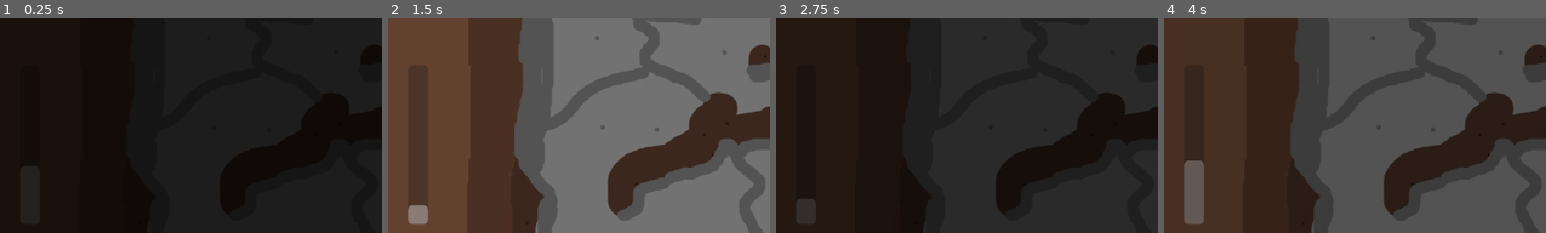
Above: before the commit, frames 1-4 (left to right).
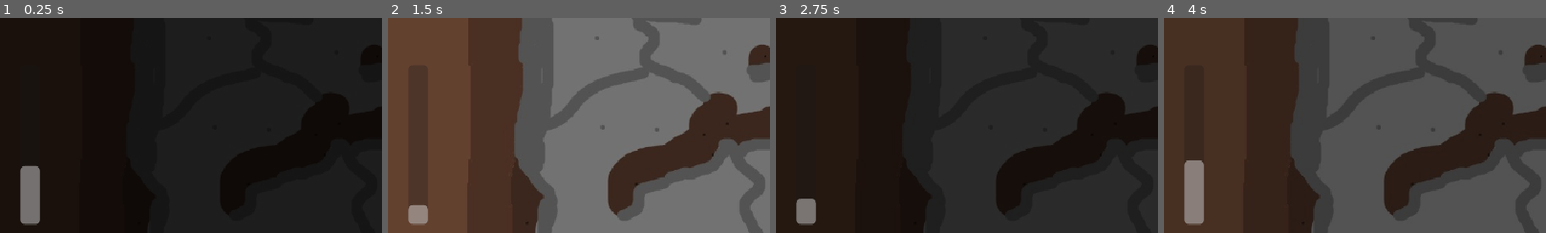
Above: after the commit, the same moments.

Repository: TezzyBear/brackeys-2025-2
Game: Godot game, scene res://scenes/game.tscn
Two runs of this game, one before a commit and one after it. Both use one fixed random seed, a clock stepped at 60 frames per second and the inputs below.
Inputs (mouse positions are % of the whole screen's width and height, from its top left):
- Up to frame 1 (0.25 s): no input
- Up to frame 2 (1.5 s): move the mouse to (72, 45) at 0.52 s; click (72, 45) at 0.6 s; tap Enter at 1.25 s; move the mouse to (30, 55) at 1.27 s; click (30, 55) at 1.35 s
- Up to frame 3 (2.75 s): move the mouse to (60, 28) at 2.02 s; click (60, 28) at 2.1 s
- Up to frame 4 (4 s): move the mouse to (45, 70) at 2.77 s; click (45, 70) at 2.85 s; move the mouse to (80, 65) at 3.52 s; click (80, 65) at 3.6 s
The pictures show only the part of the screen within x 0-50%, y 22-72%; the shares and areas given below are measured in that part.

The runs differ from the first frame. In frame 1, 1.4% of the frame differs, in the area x 5-11%, y 68-97%; in frame 2, less than 0.1%; in frame 3, 0.6%; in frame 4, 1.5%, in the area x 5-11%, y 66-96%.

Commit message:
Small comment updates

Diff:
--- a/scenes/game.tscn
+++ b/scenes/game.tscn
@@ -59,8 +59,6 @@
 [node name="Game" type="Node2D"]
 script = ExtResource("1_yqjtg")
 
-[node name="SceneContainer" type="Node2D" parent="."]
-
 [node name="TransitionManager" type="Node" parent="."]
 script = ExtResource("2_lnu2h")
 
--- a/scripts/enums.gd
+++ b/scripts/enums.gd
@@ -13,7 +13,6 @@
 	# 3+ means interaction (non-diggables)
 	STORE,
 	SELECTION,
-	ENCOUNTER,
 	TREASURE,
 }
 
--- a/scripts/game_manager.gd
+++ b/scripts/game_manager.gd
@@ -4,23 +4,26 @@
 
 static var instance: GameManager
 
+const MAX_TIME_STEPS = 30
+
 @onready var transition_manager: TransitionManager = $TransitionManager
 
 var rendered_scene: Node = null
 var dig_scene: DigSceneManager = null
 var interaction_scene: InteractionSceneManager = null
+
 # Progress Variables
-var level_index := 0
-var level_layout := [] # Add predefined "routes" that end on an interaction
+var level_index := 0 # Position in level
+var level_layout := []
 
 # Player Stats
+var time_steps_passed := 0
 var fatigue := 0 #cap 100
 var weight := 0
 
 func _ready() -> void:
 	if not instance:
 		GameManager.instance = self
-		print("Initialized Game Manager")
 
 	var random_chunk = Chunks.get_random_chunk(Enums.CHUNK_TYPES.DIRT)
 	add_chunk(random_chunk)
